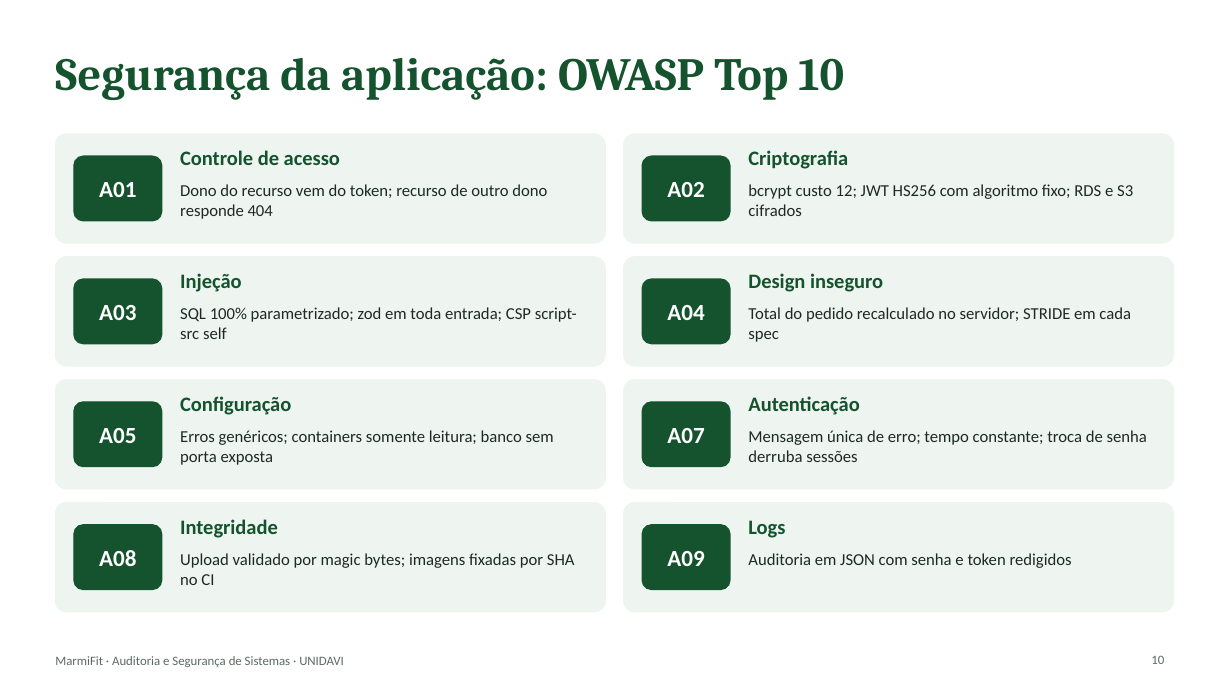
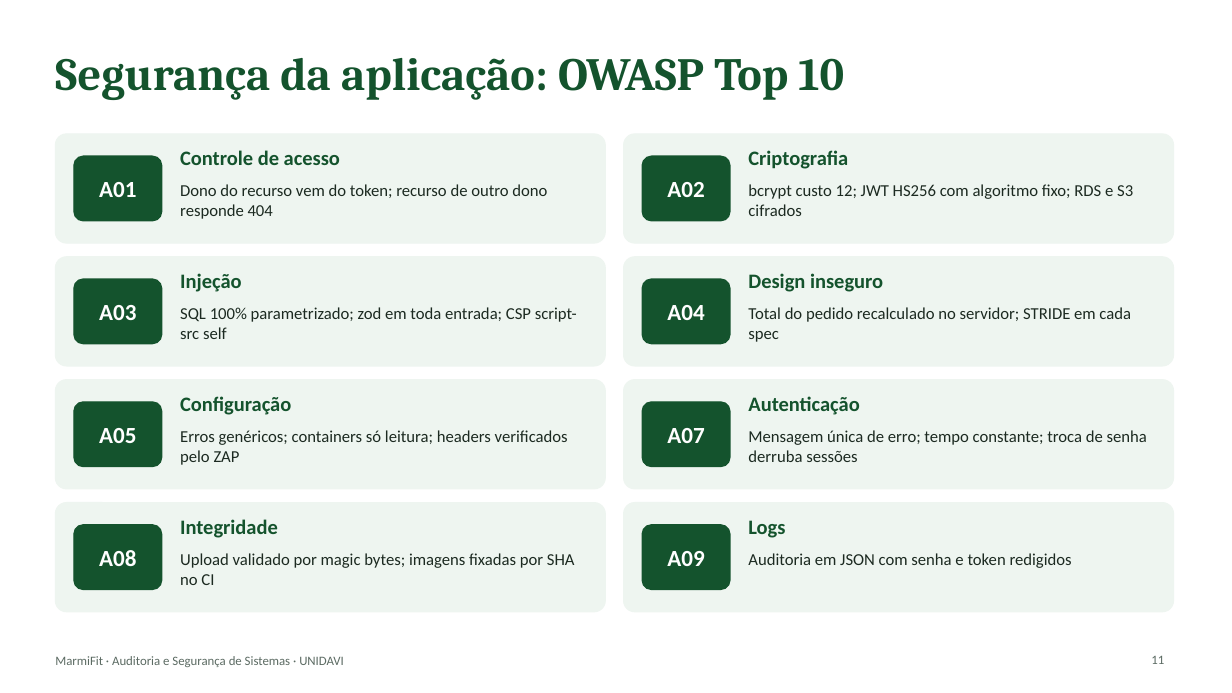
Before and after one commit to 1GustavoBorgonha1/aplicacao_tb_fnl_si, a slide deck: slide 11 of docs/apresentacao/MarmiFit-apresentacao.pptx (slide 10 before the commit). Drawn at 1232x693 pixels with LibreOffice and Linux fonts; fonts in the diff are those of the drawing. Boxes give left, top, right and bottom in pixels: in the first picture for what was removed or moved away, otherwise in the second. Text is boxed around its words. In the diff, an @@ line names an element or a change of style, - is before the commit and + after.

```diff
--- a/docs/apresentacao/MarmiFit-apresentacao.pptx
+++ b/docs/apresentacao/MarmiFit-apresentacao.pptx
@@ text at [180, 430, 568, 465]: text changed @@
-Erros genéricos; containers somente leitura; banco sem porta exposta
+Erros genéricos; containers só leitura; headers verificados pelo ZAP
@@ page number at [1151, 656, 1164, 664]: text changed @@
-10
+11
```
Also in this commit, not shown: 7 other slides changed, 1 slide added, 1 other file.
